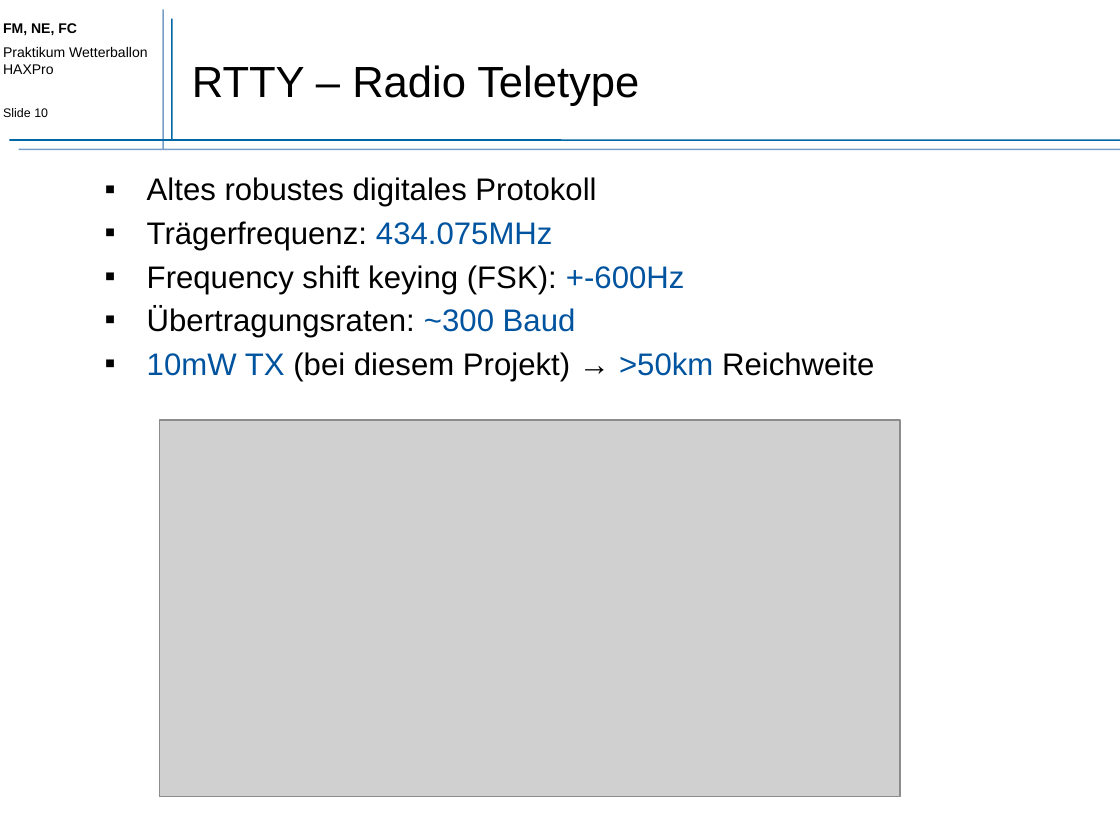
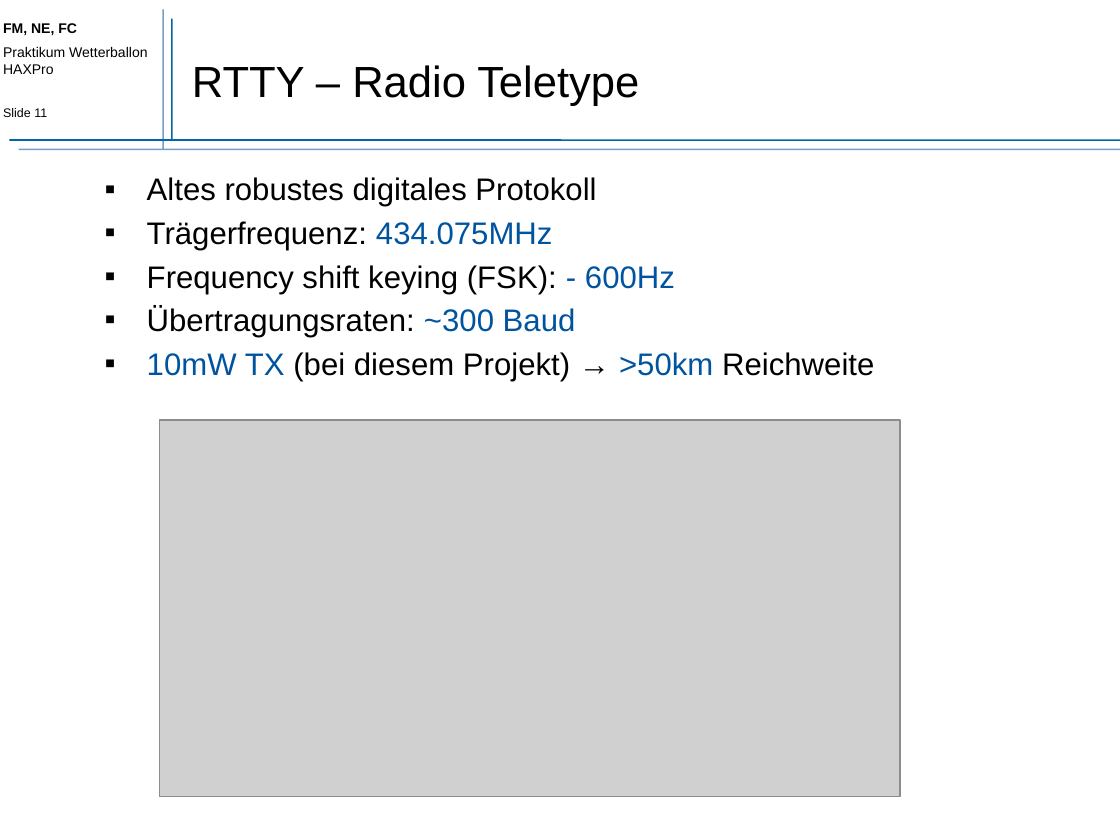
Before and after one commit to neitmedia/haxpro, a slide deck: slide 11 of präsentation/projekt_wetterballon.pptx (slide 10 before the commit). Drawn at 1120x840 pixels with LibreOffice and Linux fonts; fonts in the diff are those of the drawing; grey boxes stand for pictures. Boxes give left, top, right and bottom in pixels: in the first picture for what was removed or moved away, otherwise in the second. Text is boxed around its words. In the diff, an @@ line names an element or a change of style, - is before the commit and + after.

Commit message:
update presentation

```diff
--- a/präsentation/projekt_wetterballon.pptx
+++ b/präsentation/projekt_wetterballon.pptx
@@ text at [3, 108, 47, 117]: text changed @@
-Slide 10
+Slide 11
@@ text at [147, 265, 675, 294]: text changed @@
-▪ Frequency shift keying (FSK): +-600Hz
+▪ Frequency shift keying (FSK): - 600Hz
```
Also in this commit, not shown: 6 other slides changed, 2 slides added, 2 other files.
